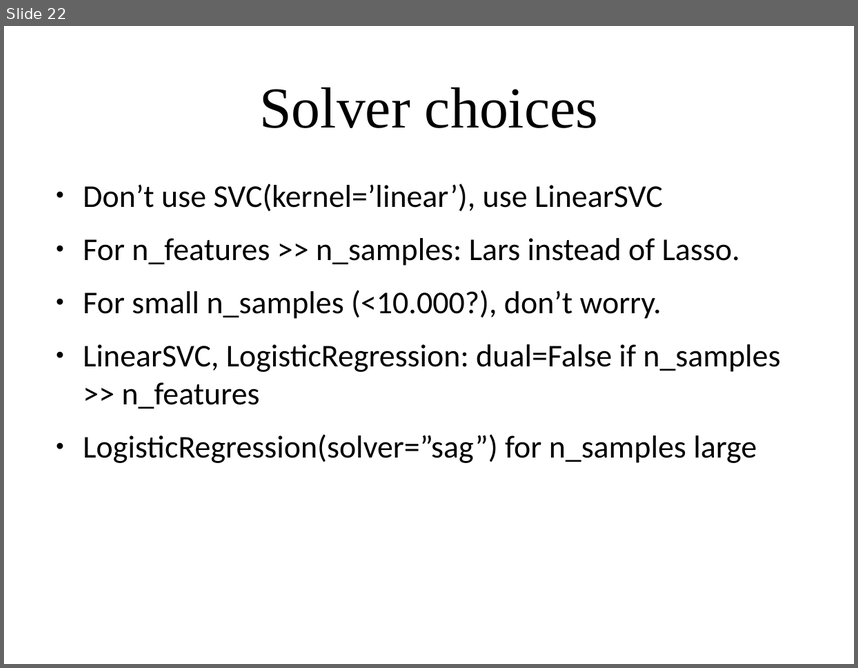
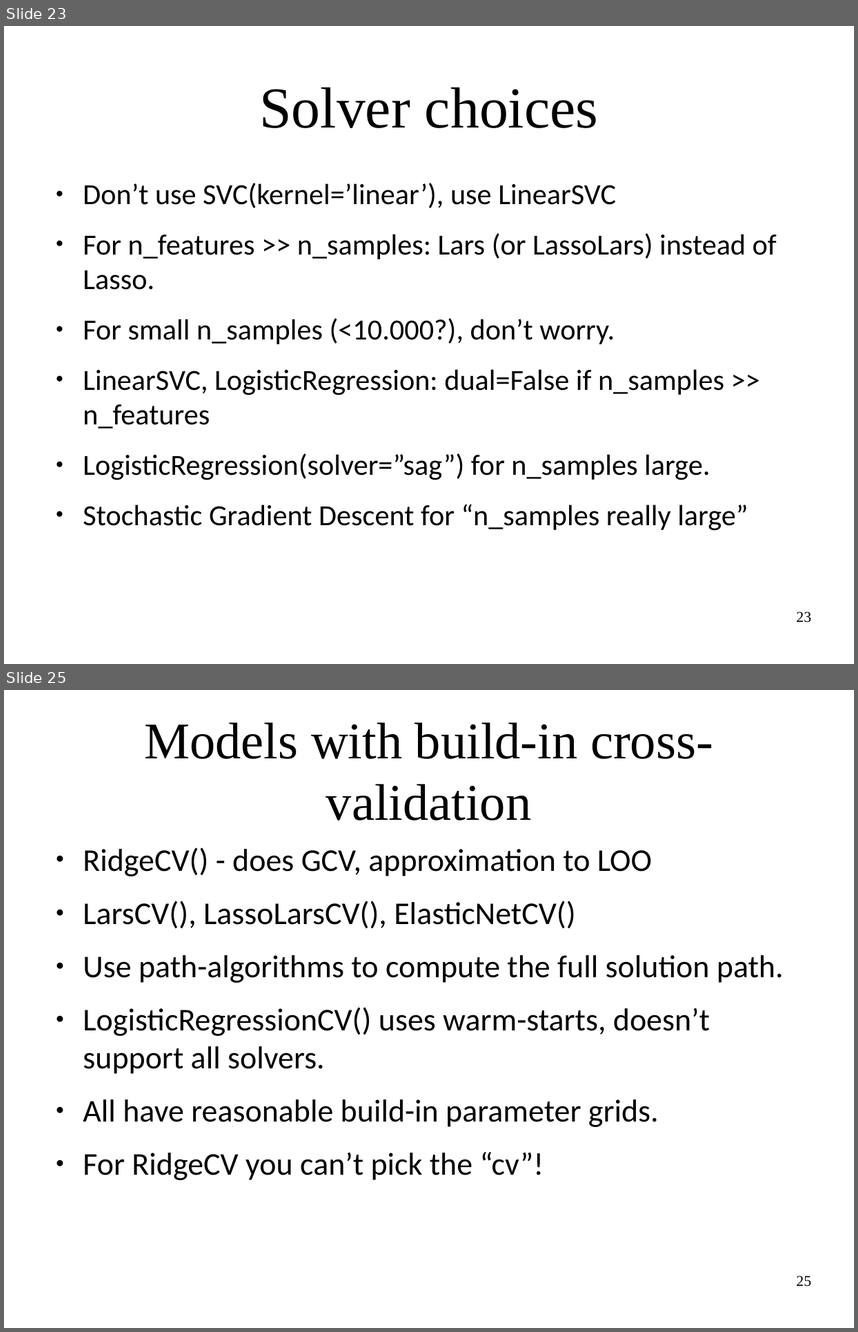
Before and after one commit to amueller/applied_ml_spring_2017, a slide deck: slides/aml-06-020617.odp. Shown one above the other, each under a label of ours: slide 22 before the commit, slides 23 and 25 after it; the slides between them are not shown. The pictures are 858x668 and 858x1332 pixels, drawn with LibreOffice and Linux fonts; fonts in the diff are those of the drawing. Boxes give left, top, right and bottom in pixels: in the first picture for what was removed or moved away, otherwise in the second. Text is boxed around its words. In the diff, an @@ line names an element or a change of style, - is before the commit and + after.

```diff
--- a/slides/aml-06-020617.odp
+++ b/slides/aml-06-020617.odp
@@ slide 25 added at <box>4,690,854,1328</box>, background #FFFFFF @@
@@ title added at <box>144,722,713,820</box>, 48 pt, text #000000 @@
+Models with build-in cross-validation
@@ text added at <box>83,847,784,1180</box>, 29.6 pt, text #000000 @@
+● RidgeCV() - does GCV, approximation to LOO
+● LarsCV(), LassoLarsCV(), ElasticNetCV()
+● Use path-algorithms to compute the full solution path.
+● LogisticRegressionCV() uses warm-starts, doesn’t support all solvers.
+● All have reasonable build-in parameter grids.
+● For RidgeCV you can’t pick the “cv”!
@@ page number added at <box>796,1275,811,1286</box>, 14 pt, text #000000 @@
+25
@@ what was slide 22 is now slide 23 @@
@@ slide 23 changed as well @@
@@ text at <box>83,183,724,428</box>: size 29.6 to 27.2 pt in "Don’t use SVC(kernel=’linear’), use LinearSVC", "For small n_samples (<10.000?), don’t worry.", "LinearSVC, LogisticRegression: dual=False if n_samples >> n_ ..." @@
@@ text at <box>83,233,777,290</box>: text changed; size 29.6 to 27.2 pt @@
-● For n_features >> n_samples: Lars instead of Lasso.
+● For n_features >> n_samples: Lars (or LassoLars) instead of Lasso.
@@ text at <box>83,453,748,530</box>: text changed; size 29.6 to 27.2 pt @@
-● LogisticRegression(solver=”sag”) for n_samples large
+● LogisticRegression(solver=”sag”) for n_samples large.
+● Stochastic Gradient Descent for “n_samples really large”
@@ page number added at <box>796,611,811,622</box>, 14 pt, text #000000 @@
+23
```
Also in this commit, not shown: 20 other slides changed, 13 other slides added, 1 other file.
